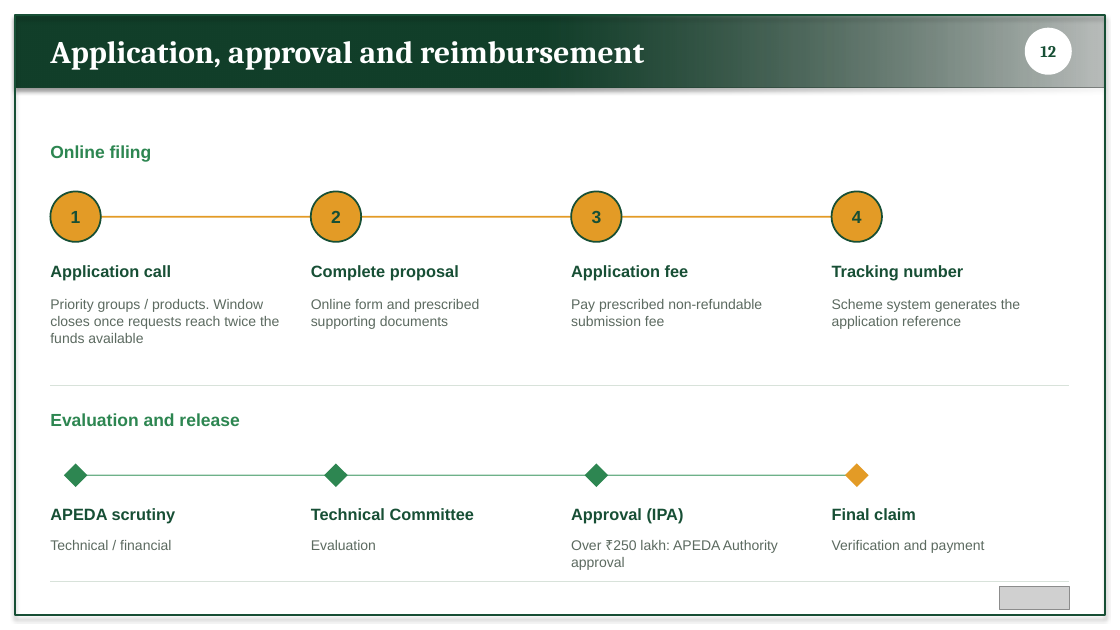
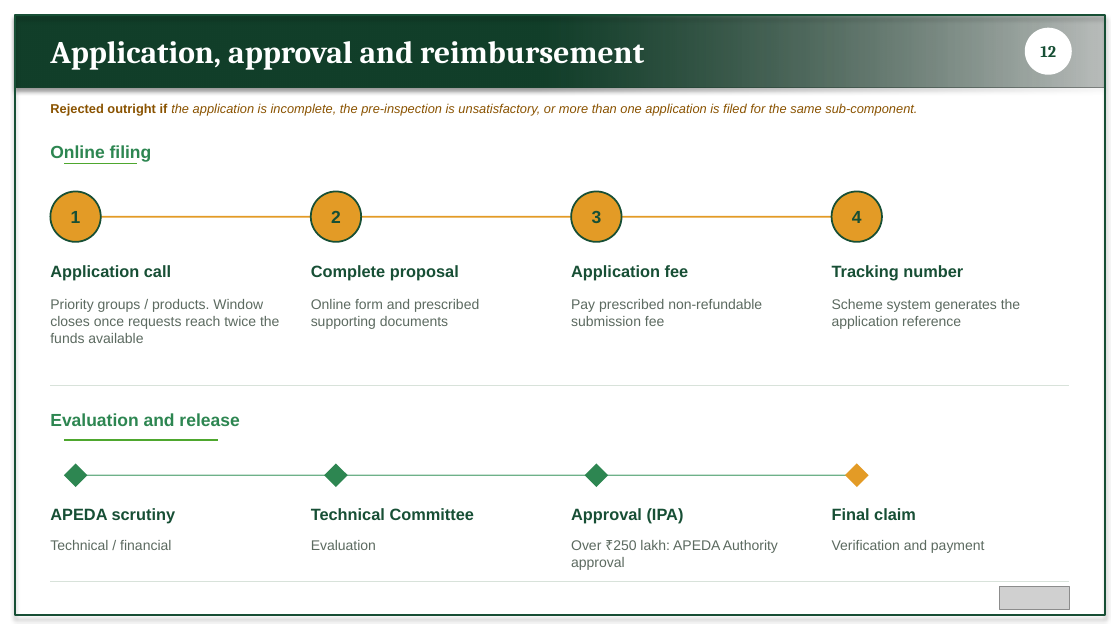
Before and after one commit to BantheFox012/FM, a slide deck: slide 12 of APEDA_BKNY.pptx. Drawn at 1120x630 pixels with LibreOffice and Linux fonts; fonts in the diff are those of the drawing; grey boxes stand for pictures. Boxes give left, top, right and bottom in pixels: in the first picture for what was removed or moved away, otherwise in the second. Text is boxed around its words. In the diff, an @@ line names an element or a change of style, - is before the commit and + after.

```diff
--- a/APEDA_BKNY.pptx
+++ b/APEDA_BKNY.pptx
@@ text added at (50, 103, 917, 116), 11 pt, text #8A5300, italic @@
+Rejected outright if the application is incomplete, the pre-inspection is unsatisfactory, or more than one application is filed for the same sub-component.
@@ line added from (65, 164) to (137, 164), #4EA72E 1.5 pt @@
@@ line added from (64, 440) to (218, 440), #4EA72E 1.5 pt @@
```
Also in this commit, not shown: 7 other slides changed.
